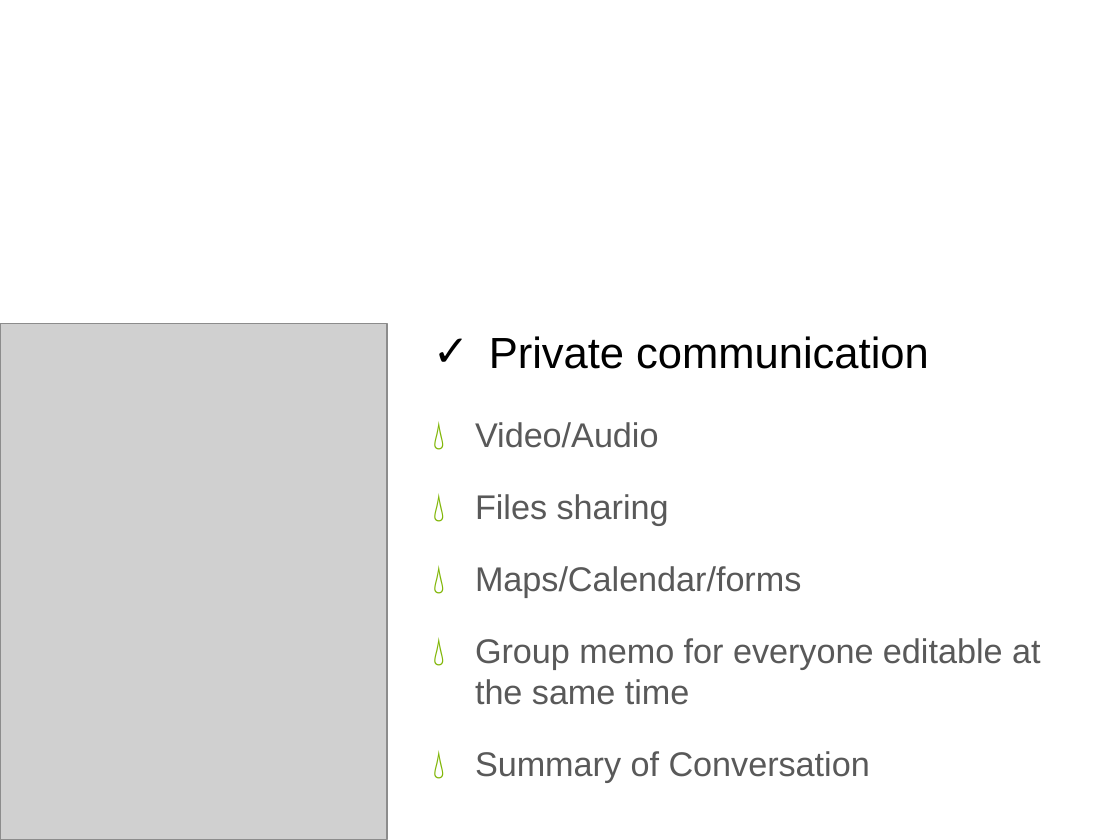
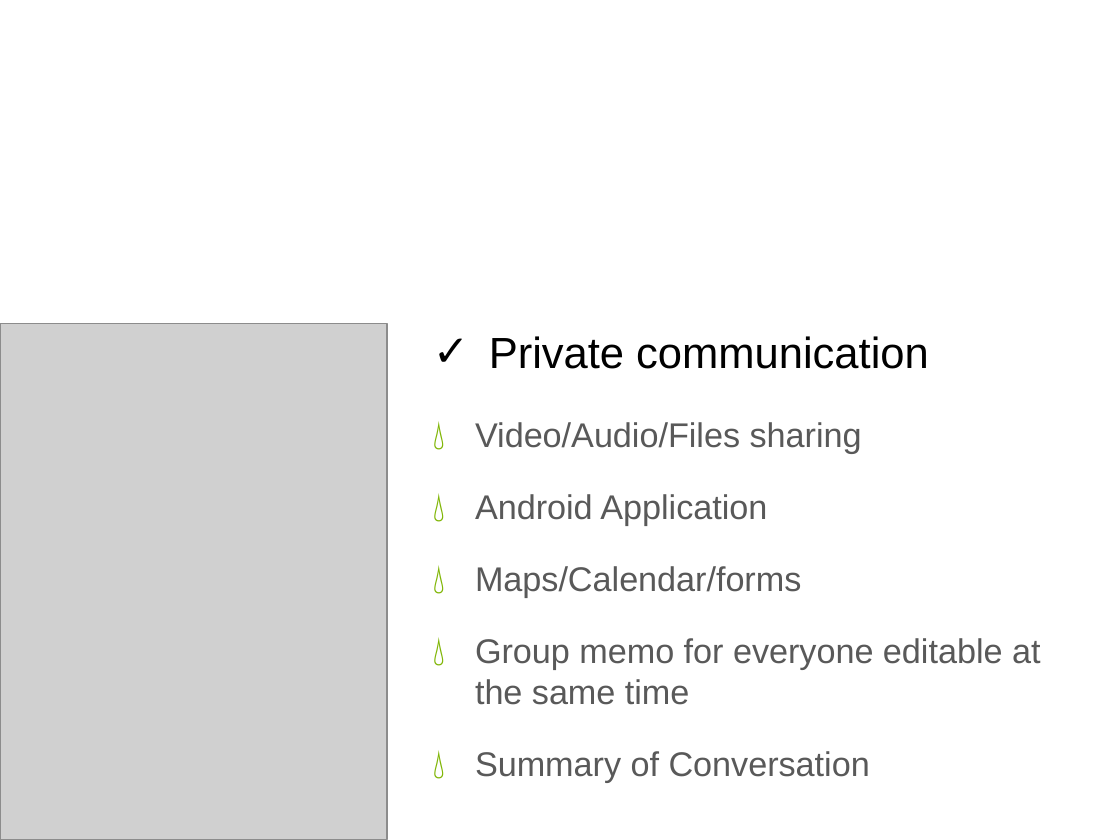
Before and after one commit to HomingPigeonProject/HomingPigeon, a slide deck: slide 1 of 1minPitch.pptx. Drawn at 1120x840 pixels with LibreOffice and Linux fonts; fonts in the diff are those of the drawing; grey boxes stand for pictures; background and template pictures are left out. Boxes give left, top, right and bottom in pixels: in the first picture for what was removed or moved away, otherwise in the second. Text is boxed around its words. In the diff, an @@ line names an element or a change of style, - is before the commit and + after.

Commit message:
powerpoint v2

```diff
--- a/1minPitch.pptx
+++ b/1minPitch.pptx
@@ text at bbox=[475, 422, 862, 525]: text changed @@
-💧 Video/Audio
-💧 Files sharing
+💧 Video/Audio/Files sharing
+💧 Android Application
```
